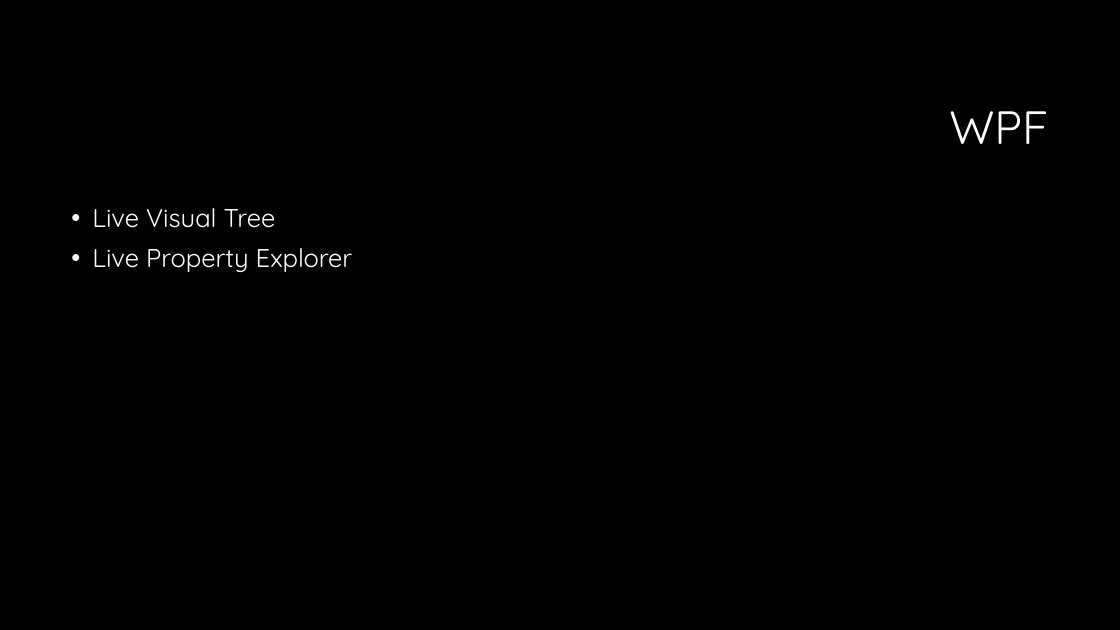
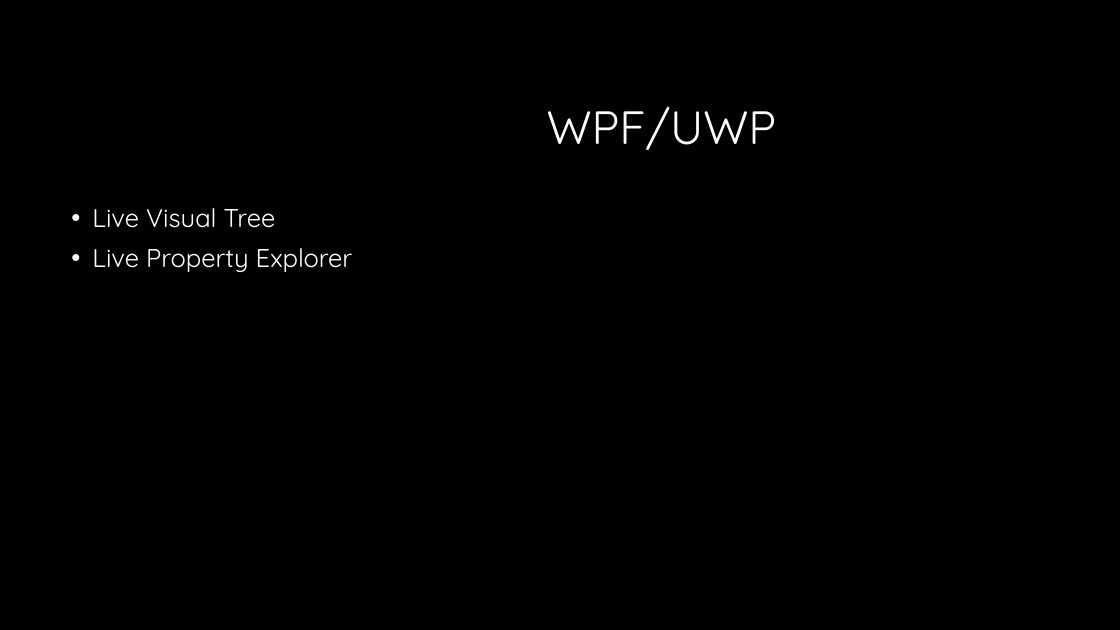
Before and after one commit to GBPhilip/Debugging, a slide deck: slide 42 of Debugging1.pptx. Drawn at 1120x630 pixels with LibreOffice and Linux fonts; fonts in the diff are those of the drawing; background and template pictures are left out. Boxes give left, top, right and bottom in pixels: in the first picture for what was removed or moved away, otherwise in the second. Text is boxed around its words. In the diff, an @@ line names an element or a change of style, - is before the commit and + after.

Commit message:
Add UWP to title

```diff
--- a/Debugging1.pptx
+++ b/Debugging1.pptx
@@ title at <box>547,106,777,150</box>: text changed @@
-WPF
+WPF/UWP
```
